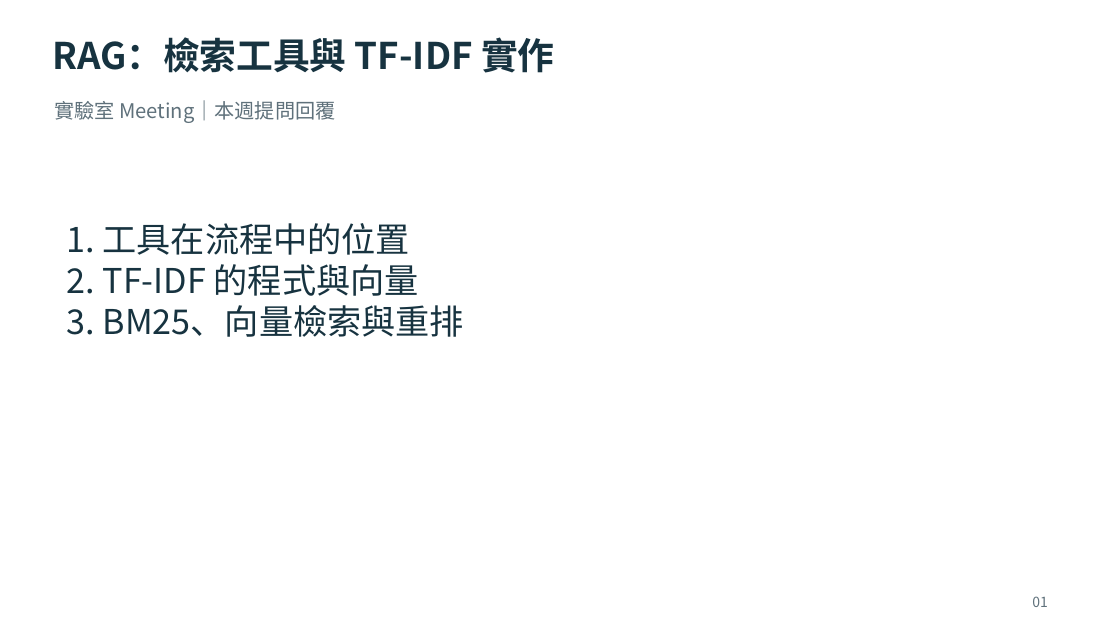
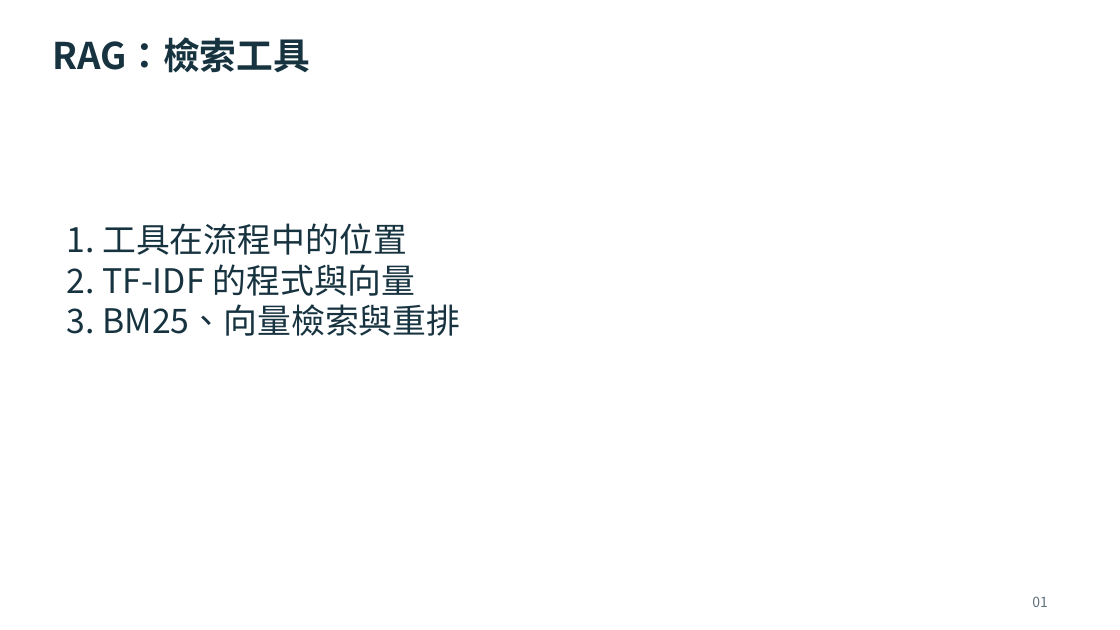
Before and after one commit to OohelloworldoO/Paper-Reading-Notes, a slide deck: slide 1 of 2026/1012-TF-IDF/RAG_檢索工具與TFIDF實作_Meeting.pptx. Drawn at 1120x630 pixels with LibreOffice and Linux fonts; fonts in the diff are those of the drawing. Boxes give left, top, right and bottom in pixels: in the first picture for what was removed or moved away, otherwise in the second. Text is boxed around its words. In the diff, an @@ line names an element or a change of style, - is before the commit and + after.

```diff
--- a/2026/1012-TF-IDF/RAG_檢索工具與TFIDF實作_Meeting.pptx
+++ b/2026/1012-TF-IDF/RAG_檢索工具與TFIDF實作_Meeting.pptx
@@ text at (52, 37, 309, 73): text changed @@
-RAG：檢索工具與 TF-IDF 實作
+RAG：檢索工具
@@ text removed at (54, 100, 335, 123) @@
-實驗室 Meeting｜本週提問回覆
@@ text "1. 工具在流程中的位置" at (67, 223, 460, 336): size 29.2 to 29 pt @@
```
Also in this commit, not shown: 10 other slides changed, 20 slides added, 10 slides removed, 1 other file.
